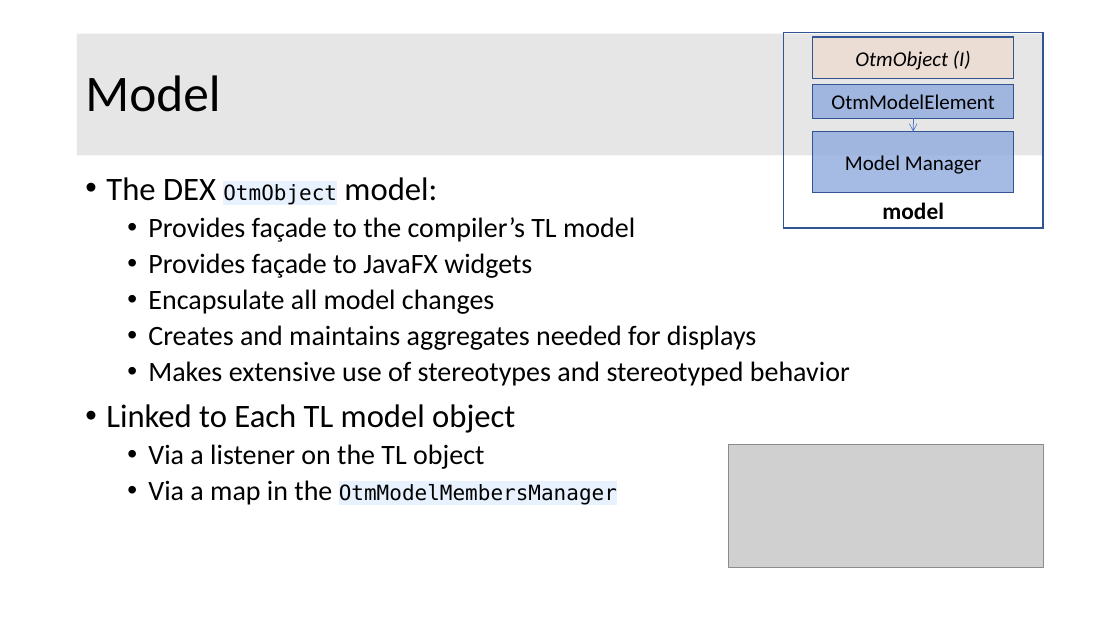
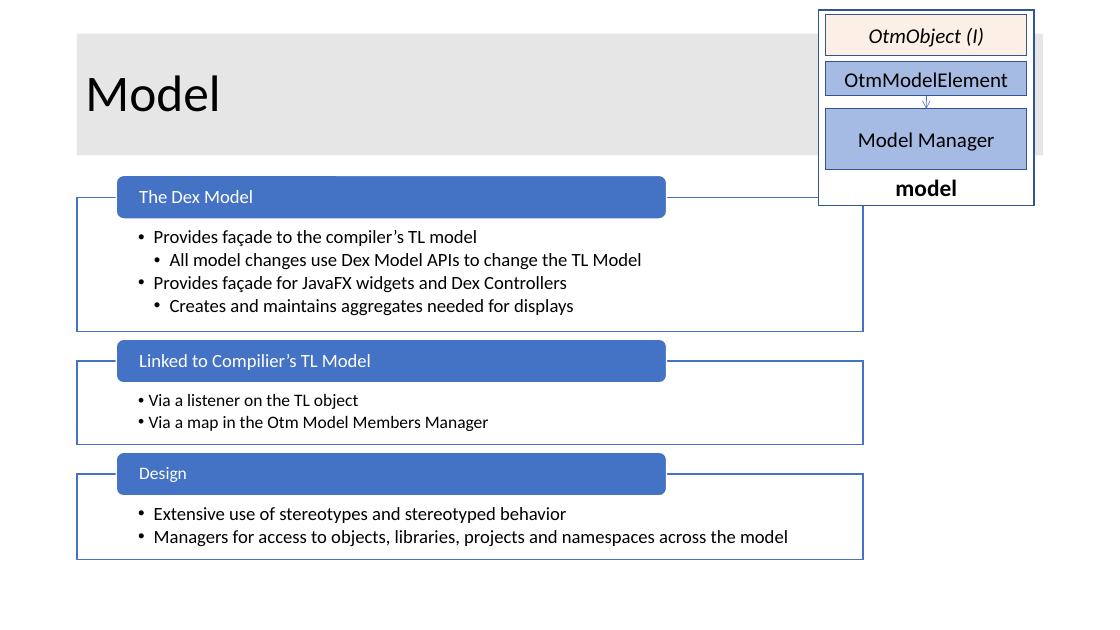
Before and after one commit to OpenTravel/OTM-DE-Utilities, a slide deck: slide 23 of otm-dex/OTM-DEX Architecture.pptx (slide 21 before the commit). Drawn at 1120x630 pixels with LibreOffice and Linux fonts; fonts in the diff are those of the drawing; grey boxes stand for pictures. Boxes give left, top, right and bottom in pixels: in the first picture for what was removed or moved away, otherwise in the second. Text is boxed around its words. In the diff, an @@ line names an element or a change of style, - is before the commit and + after.

```diff
--- a/otm-dex/OTM-DEX Architecture.pptx
+++ b/otm-dex/OTM-DEX Architecture.pptx
@@ rectangle "model": place and size @@
-rectangle "model" at (784,33,1044,228)
+rectangle "model" at (818,10,1034,205)
@@ rectangle "model" at (818,10,1034,205): fill none to #FFFFFF @@
@@ 3 rectangles: place and size @@
-3 rectangles at (813,37,1014,192)
+3 rectangles at (826,14,1027,169)
@@ arrow moved from (913, 118) - (913, 132) to (927, 96) - (927, 108) @@
@@ text removed at (106,177,850,505) @@
-• The DEX OtmObject model:
-  • Provides façade to the compiler’s TL model
-  • Provides façade to JavaFX widgets
-  • Encapsulate all model changes
-  • Creates and maintains aggregates needed for displays
-  • Makes extensive use of stereotypes and stereotyped behavior
-• Linked to Each TL model object
-  • Via a listener on the TL object
-  • Via a map in the OtmModelMembersManager
@@ picture removed at (729,444,1044,568) @@
@@ group added at (77,176,864,560): 6 texts, 3 rectangles, 3 rounded rectangles @@
+  • Provides façade to the compiler’s TL model
+    • All model changes use Dex Model APIs to change the TL Model
+  • Provides façade for JavaFX widgets and Dex Controllers
+    • Creates and maintains aggregates needed for displays
+The Dex Model
+  • Via a listener on the TL object
+  • Via a map in the Otm Model Members Manager
+Linked to Compilier’s TL Model
+  • Extensive use of stereotypes and stereotyped behavior
+  • Managers for access to objects, libraries, projects and namespaces across the model
+Design
```
Also in this commit, not shown: 32 other slides changed, 7 slides added, 8 slides removed, 5 other files.
